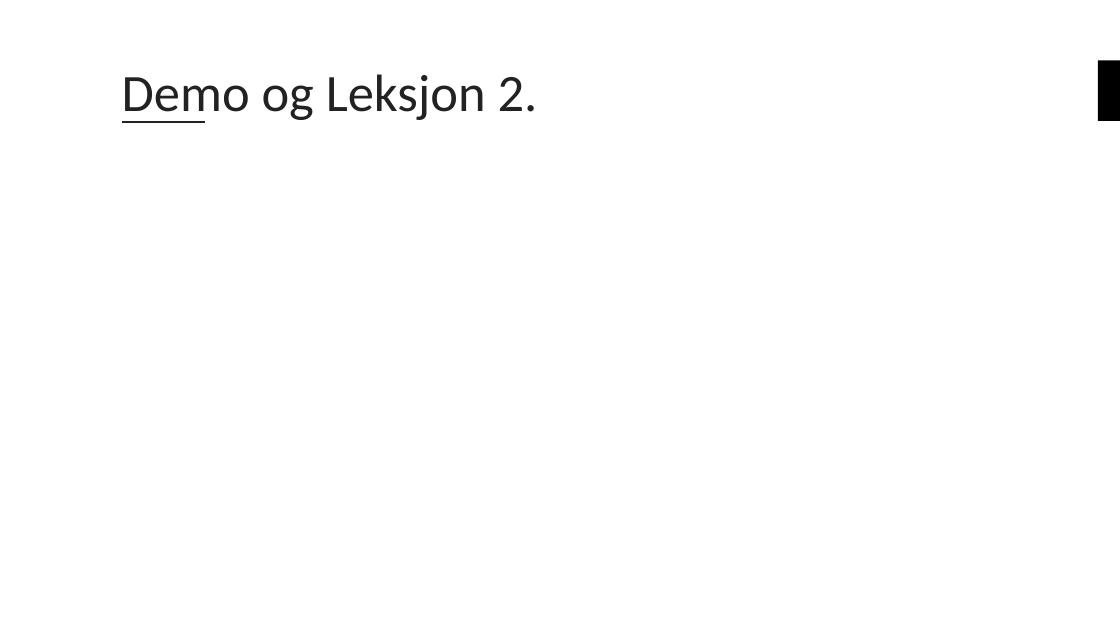
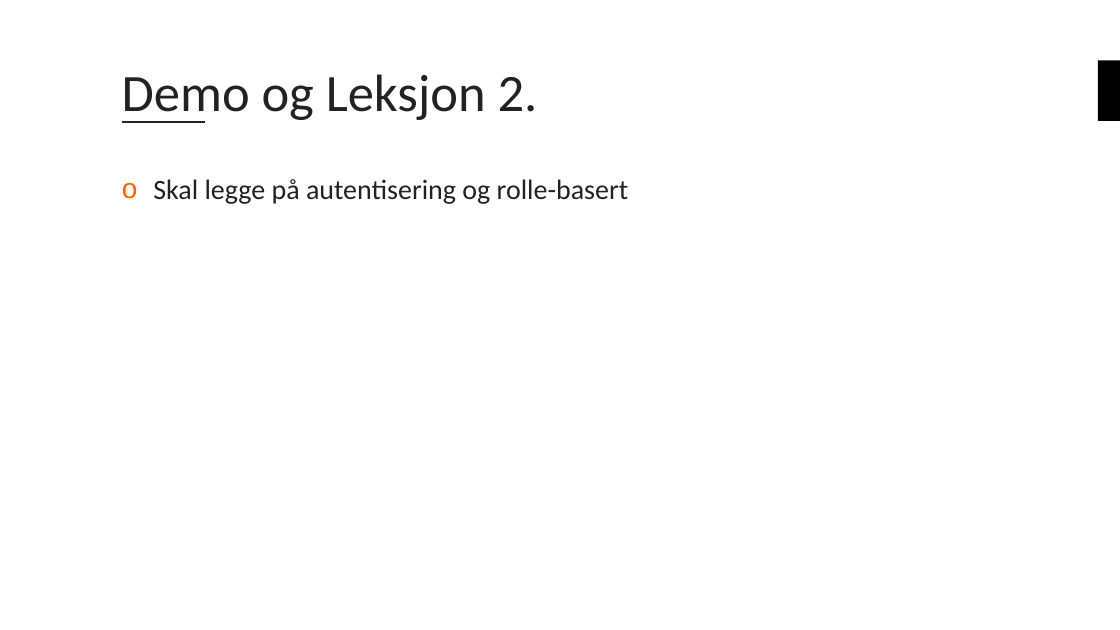
Before and after one commit to bouvet/azure-workshops, a slide deck: slide 15 of Workshop_3/Presentasjon/Azureskolen-Workshop#3.pptx. Drawn at 1120x630 pixels with LibreOffice and Linux fonts; fonts in the diff are those of the drawing; background and template pictures are left out. Boxes give left, top, right and bottom in pixels: in the first picture for what was removed or moved away, otherwise in the second. Text is boxed around its words. In the diff, an @@ line names an element or a change of style, - is before the commit and + after.

```diff
--- a/Workshop_3/Presentasjon/Azureskolen-Workshop#3.pptx
+++ b/Workshop_3/Presentasjon/Azureskolen-Workshop#3.pptx
@@ text added at (153, 179, 629, 204), 24 pt, text #222222 @@
+o Skal legge på autentisering og rolle-basert
```
Also in this commit, not shown: 7 other slides changed.
